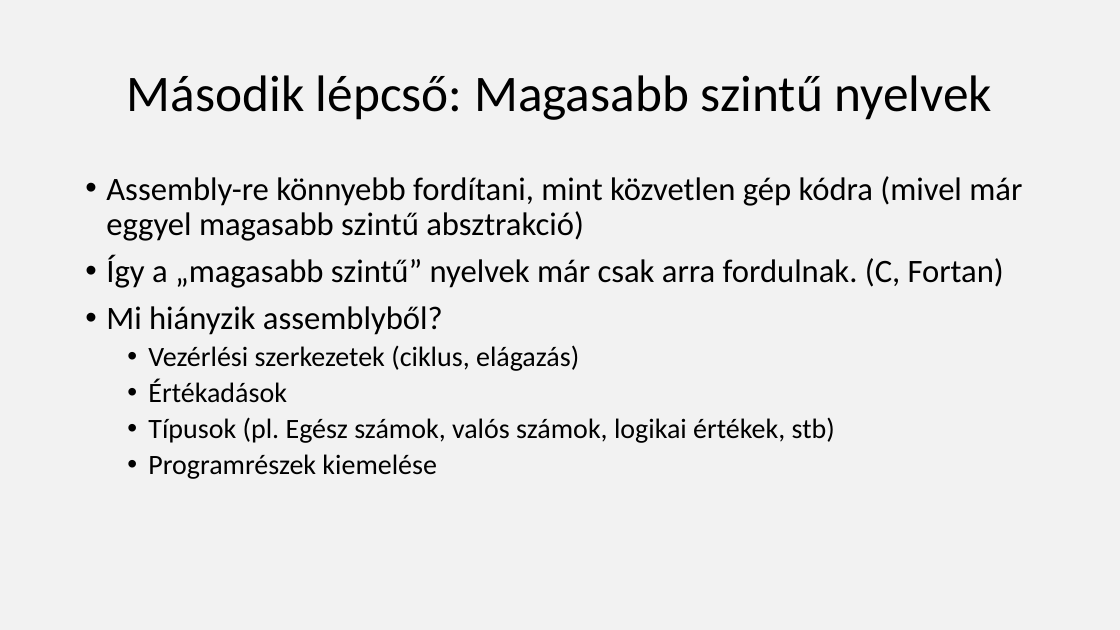
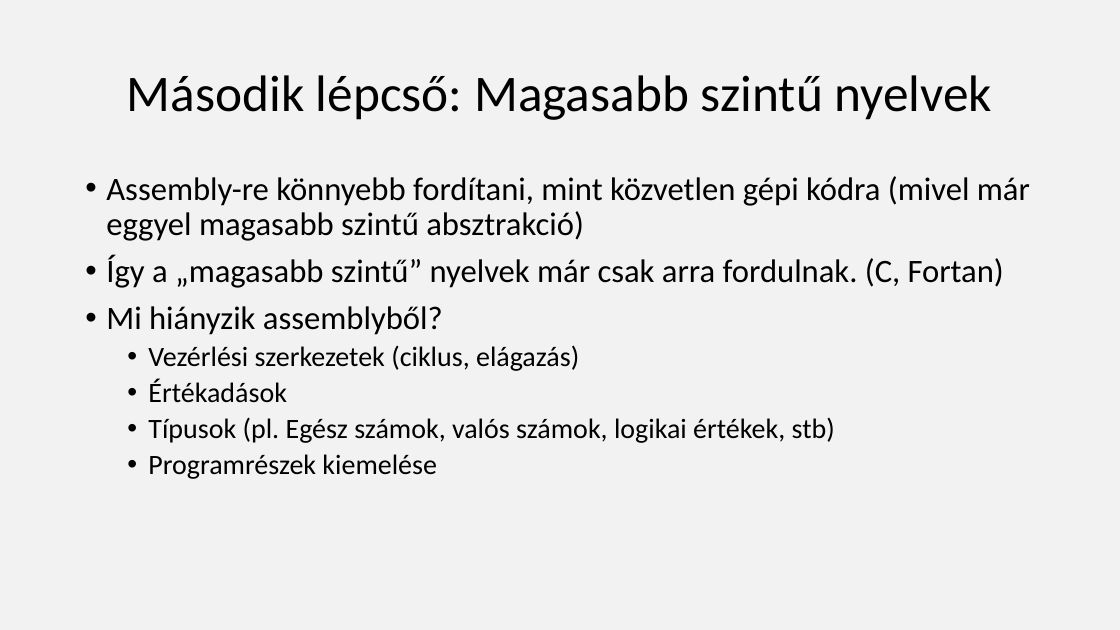
Before and after one commit to nagyandras95/Egyetem, a slide deck: slide 9 of efop/03/Absztakciós szintek a programozásban.pptx. Drawn at 1120x630 pixels with LibreOffice and Linux fonts; fonts in the diff are those of the drawing. Boxes give left, top, right and bottom in pixels: in the first picture for what was removed or moved away, otherwise in the second. Text is boxed around its words. In the diff, an @@ line names an element or a change of style, - is before the commit and + after.

```diff
--- a/efop/03/Absztakciós szintek a programozásban.pptx
+++ b/efop/03/Absztakciós szintek a programozásban.pptx
@@ text at [106,176,1030,241]: text changed @@
-• Assembly-re könnyebb fordítani, mint közvetlen gép kódra (mivel már eggyel magasabb szintű absztrakció)
+• Assembly-re könnyebb fordítani, mint közvetlen gépi kódra (mivel már eggyel magasabb szintű absztrakció)
```
Also in this commit, not shown: 3 other slides changed, 1 other file.
